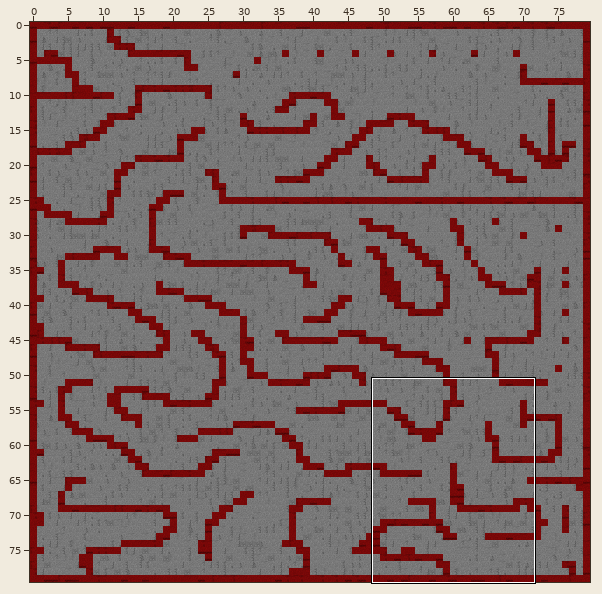
Tiled map -- LudumDare_DT/src/main/resources/tilesets/example.tmx. Above: a wide view before the commit, with the close-up outlined.
Close-up. The starting point:
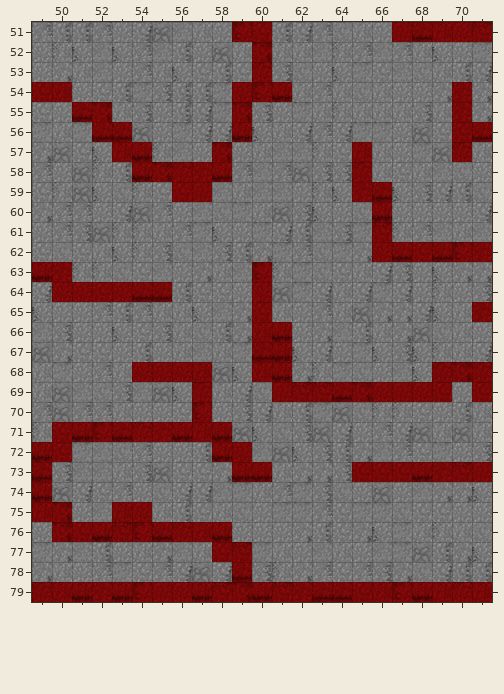
Cells are 32x32 px. Shown: x 49..71, y 51..79. The commit also changed other parts of the map, which this record leaves out.
After:
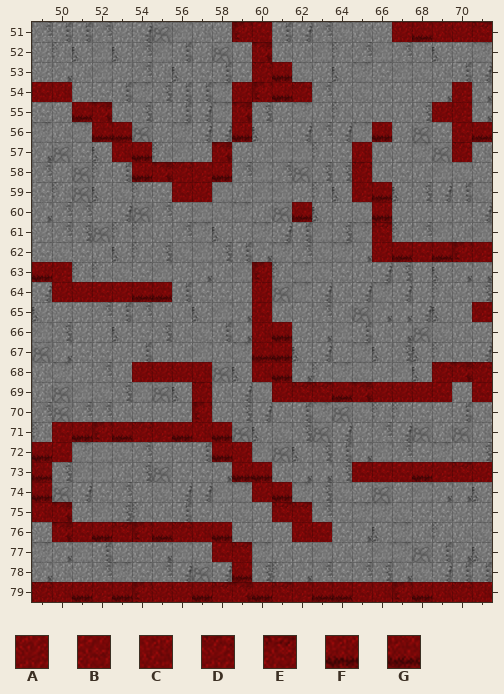
Key: from "someTilesInRed": A 0 "Floor", B 1 "Floor", C 12 "Floor", D 24 "Floor", E 25 "Floor", F 36 "Floor", G 37 "Floor".
_ is an empty cell.
The edit:
Layer "Foreground":
y 53: x 61 _ -> F
y 54: x 62 _ -> D
y 55: x 69 _ -> A
y 56: x 66 _ -> F
y 60: x 62 _ -> G
y 74: x 60..61 __ -> AF
y 75: x 53..54 CA -> __; x 61..62 __ -> EE
y 76: x 62..63 __ -> CB
Pixel boxes of the changes (left, top, right, bottom) in both close-ups:
added: (272, 62, 312, 102)
added: (432, 102, 452, 122)
added: (372, 122, 392, 142)
added: (292, 202, 312, 222)
added: (252, 482, 332, 542)
removed: (112, 502, 152, 522)
